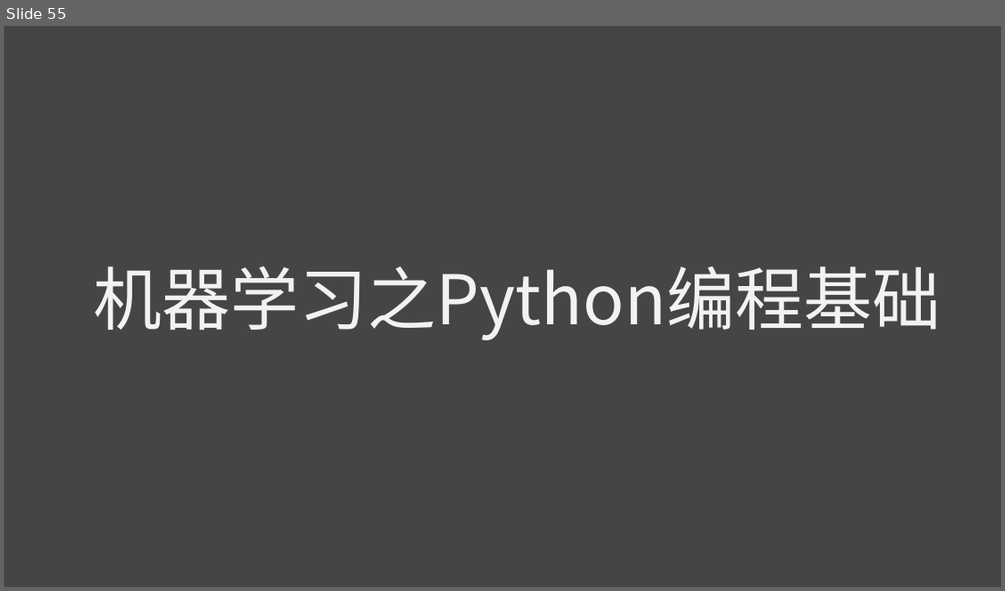
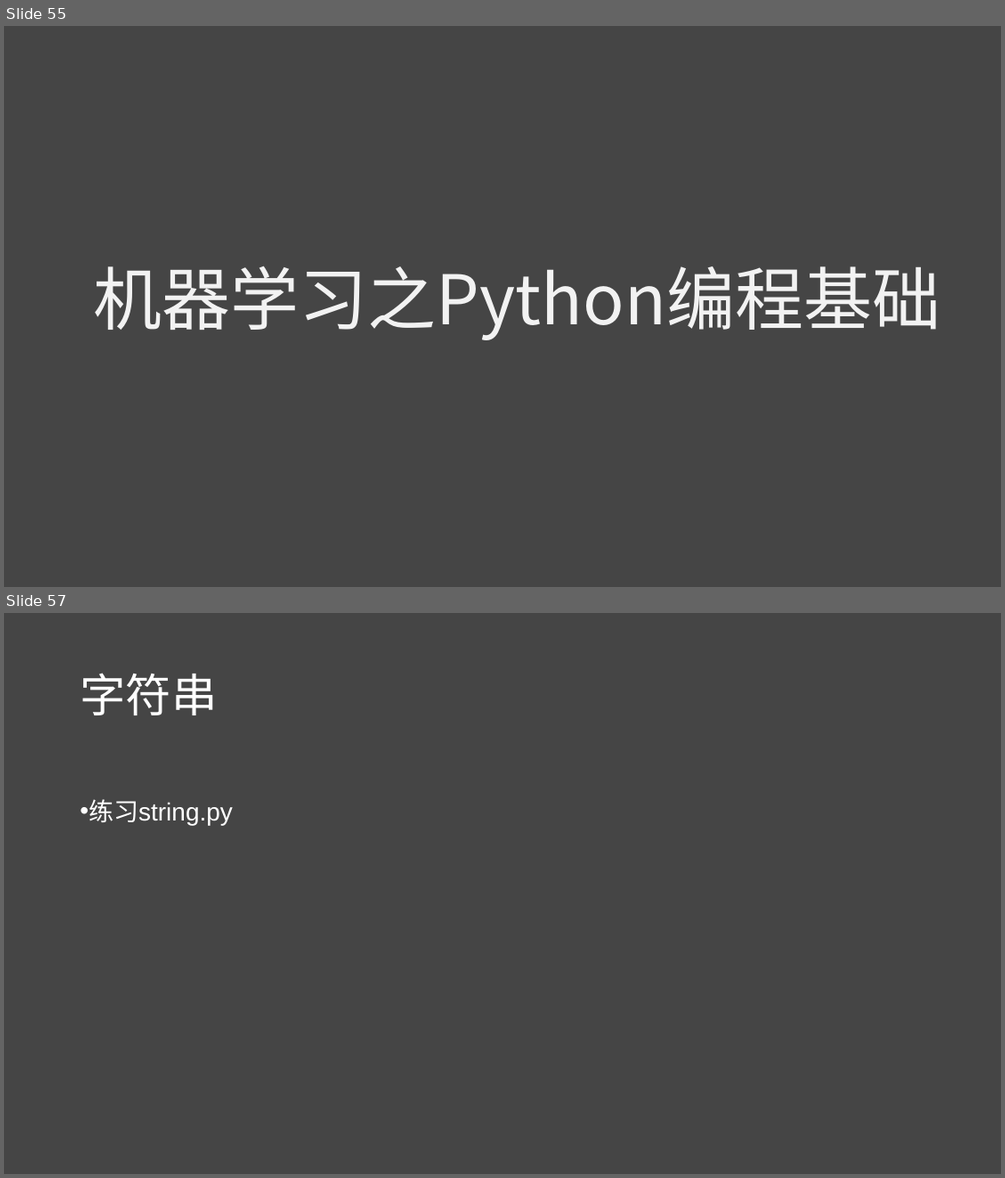
Before and after one commit to lichao312214129/lc_rsfmri_tools_python, a slide deck: The_first_ml_training/第一届机器学习实战班.pptx. Shown one above the other, each under a label of ours: slide 55 before the commit, slides 55 and 57 after it; the slides between them are not shown. The pictures are 1005x591 and 1005x1178 pixels, drawn with LibreOffice and Linux fonts; fonts in the diff are those of the drawing. Boxes give left, top, right and bottom in pixels: in the first picture for what was removed or moved away, otherwise in the second. Text is boxed around its words. In the diff, an @@ line names an element or a change of style, - is before the commit and + after.

```diff
--- a/The_first_ml_training/第一届机器学习实战班.pptx
+++ b/The_first_ml_training/第一届机器学习实战班.pptx
@@ slide 57 added at box(4, 613, 1001, 1174), background #454545 @@
@@ title added at box(80, 673, 217, 715), 44 pt, text #FFFFFF @@
+字符串
@@ text added at box(89, 799, 233, 826), 24 pt, text #FFFFFF @@
+• 练习string.py
```
Also in this commit, not shown: 6 other slides added, 3 slides removed, 6 other files.
